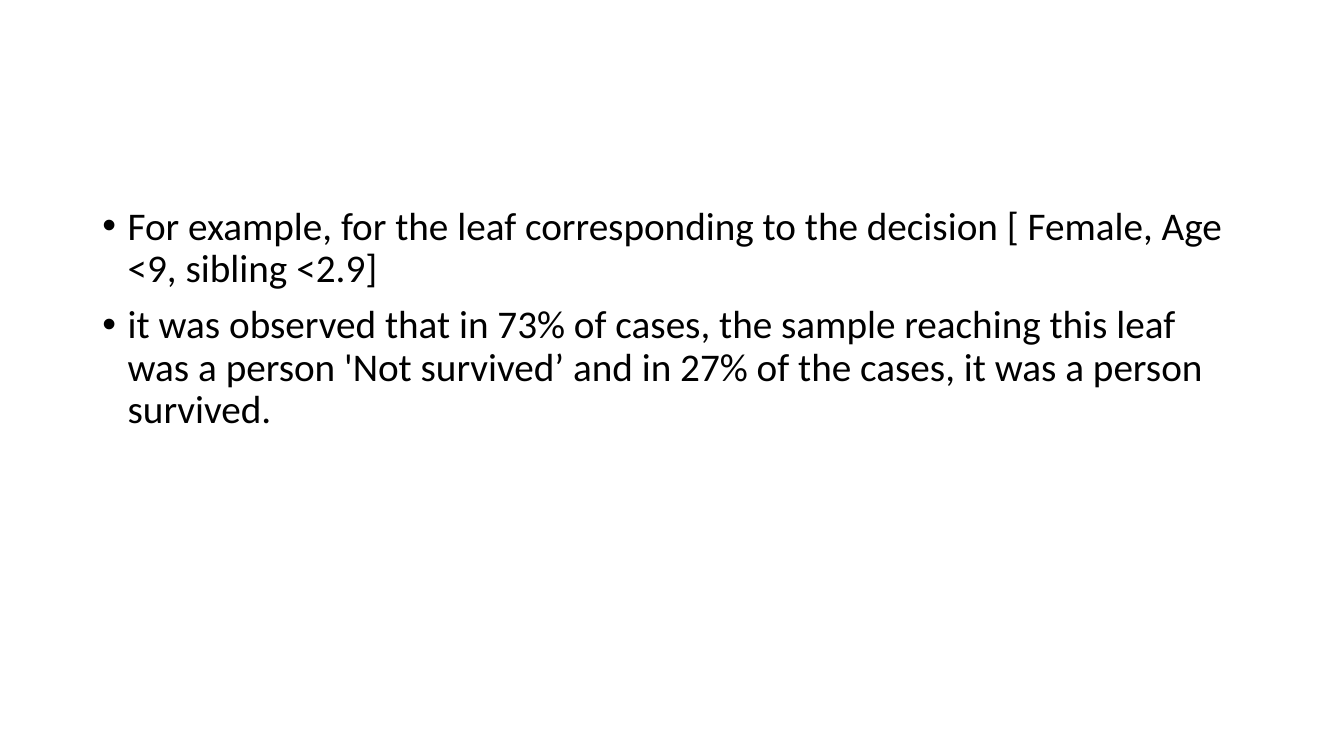
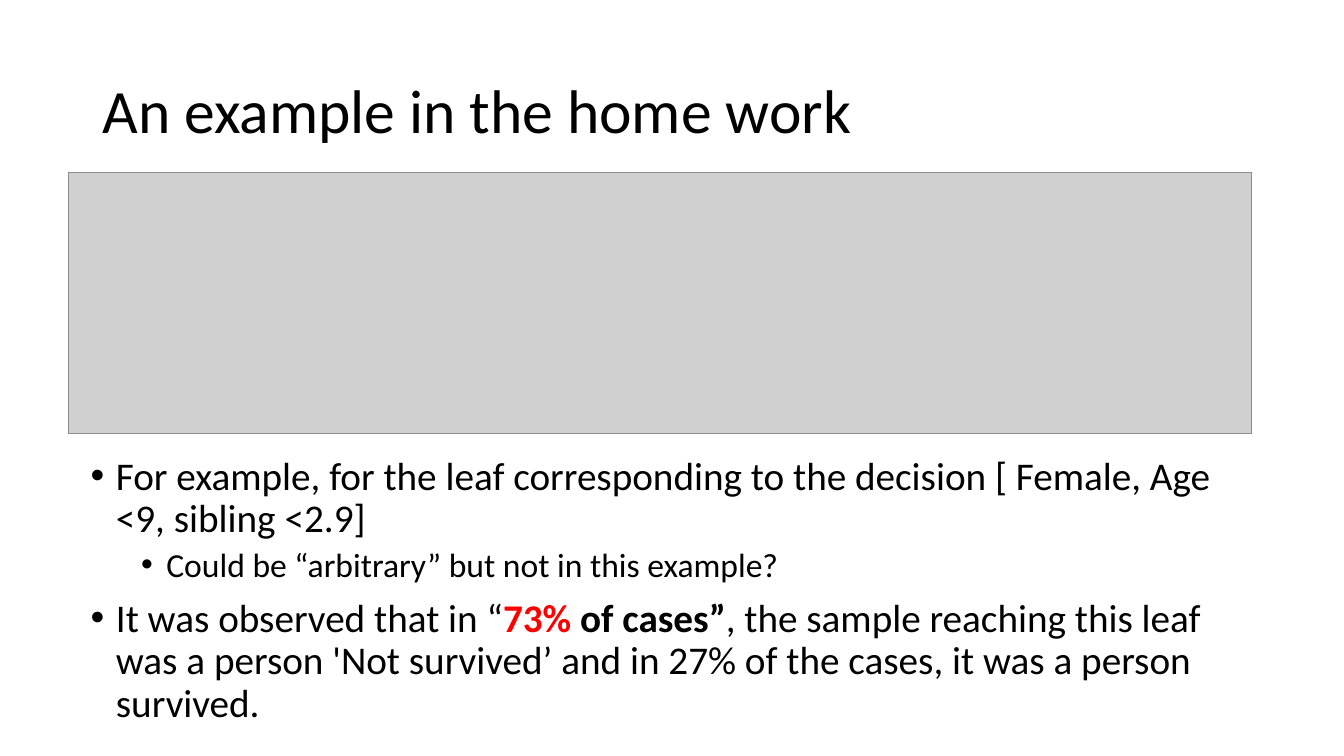
Before and after one commit to 2waybene/java4lucy, a slide deck: slide 9 of doc/meeting_11052020.pptx (slide 5 before the commit). Drawn at 1344x756 pixels with LibreOffice and Linux fonts; fonts in the diff are those of the drawing; grey boxes stand for pictures. Boxes give left, top, right and bottom in pixels: in the first picture for what was removed or moved away, otherwise in the second. Text is boxed around its words. In the diff, an @@ line names an element or a change of style, - is before the commit and + after.

```diff
--- a/doc/meeting_11052020.pptx
+++ b/doc/meeting_11052020.pptx
@@ title added at (102, 90, 851, 143), 44 pt, text #000000 @@
+An example in the home work
@@ picture added at (69, 172, 1251, 433) @@
@@ text "For example, for the leaf ...": place and size @@
-text "For example, for the leaf ..." at (128, 212, 1222, 424)
+text "For example, for the leaf ..." at (116, 462, 1210, 718)
@@ text at (116, 553, 1201, 718): text changed @@
-• it was observed that in 73% of cases, the sample reaching this leaf was a person 'Not survived’ and in 27% of the cases, it was a person survived.
+  • Could be “arbitrary” but not in this example?
+• It was observed that in “73% of cases”, the sample reaching this leaf was a person 'Not survived’ and in 27% of the cases, it was a person survived.
```
Also in this commit, not shown: 3 other slides changed, 12 slides added, 1 slide removed, 3 other files.
